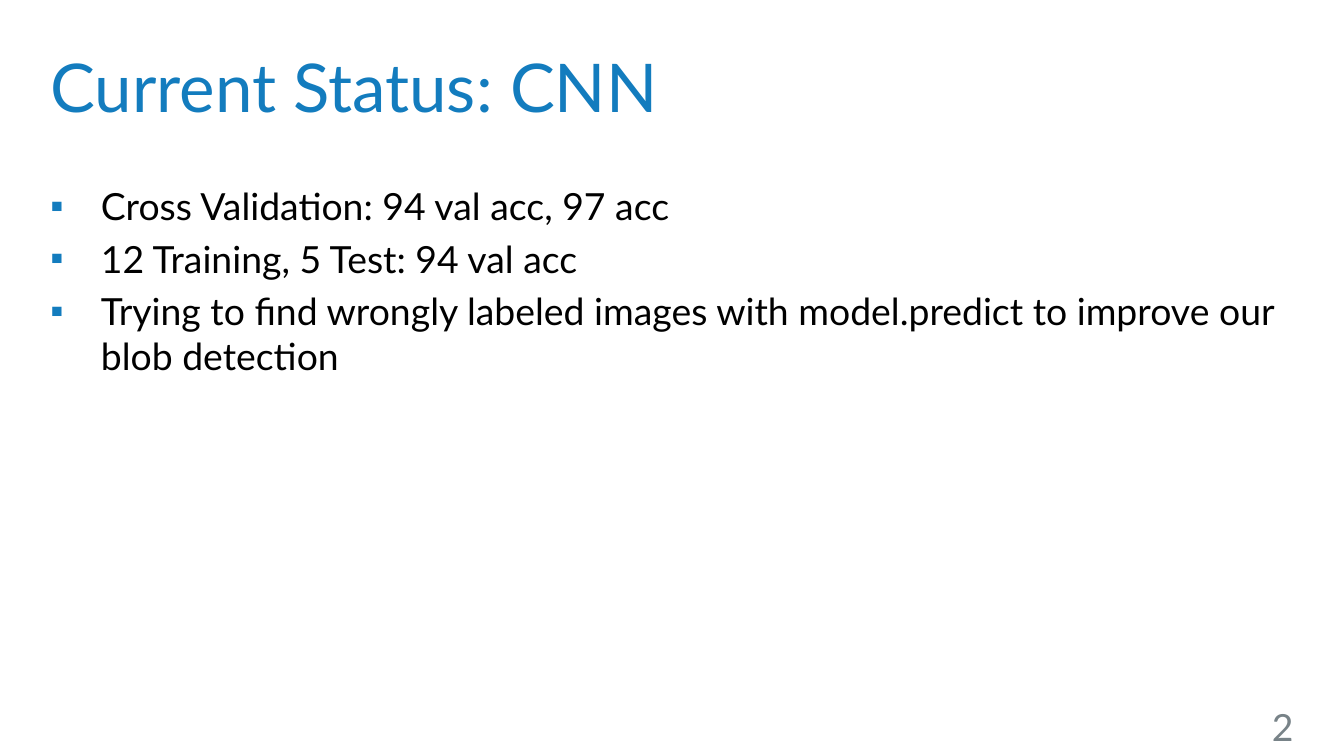
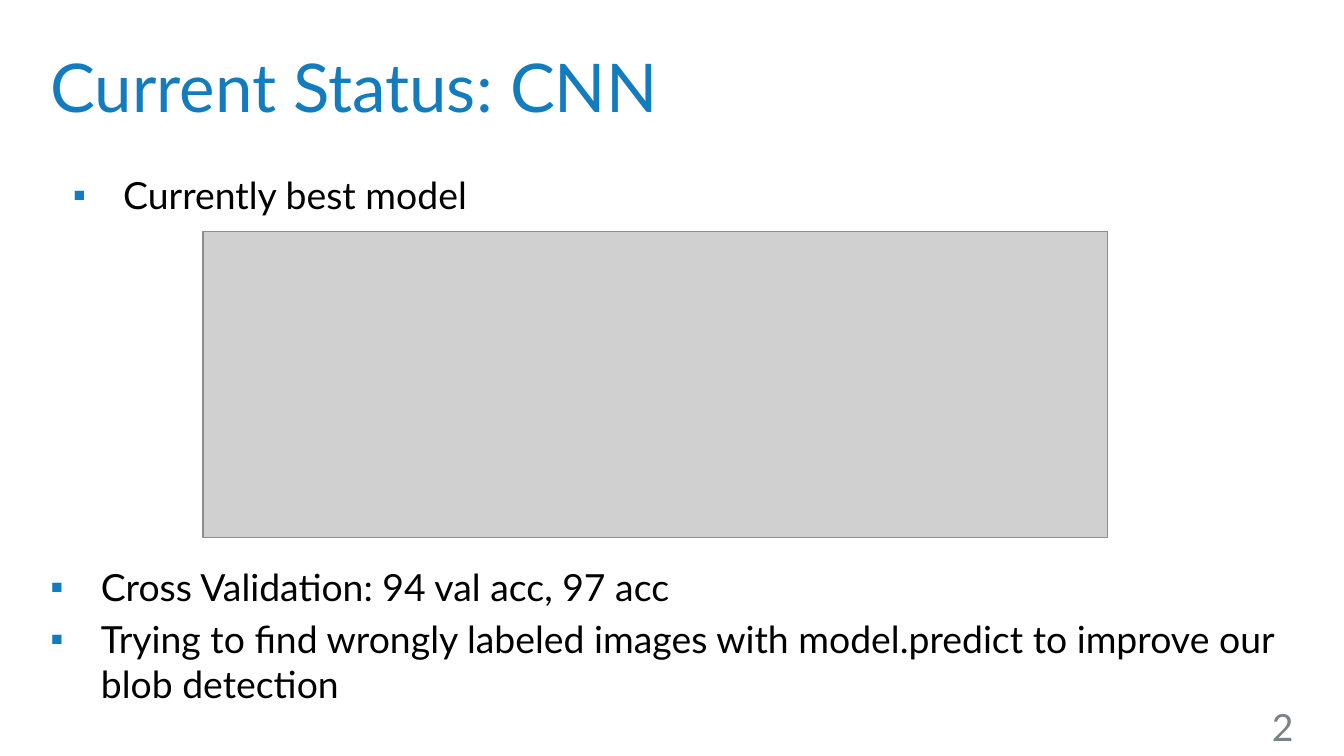
Before and after one commit to robsch94/FaPraKnuckleInput, a slide deck: slide 2 of Presentations/Januar22Presentation.pptx. Drawn at 1344x756 pixels with LibreOffice and Linux fonts; fonts in the diff are those of the drawing; grey boxes stand for pictures; background and template pictures are left out. Boxes give left, top, right and bottom in pixels: in the first picture for what was removed or moved away, otherwise in the second. Text is boxed around its words. In the diff, an @@ line names an element or a change of style, - is before the commit and + after.

```diff
--- a/Presentations/Januar22Presentation.pptx
+++ b/Presentations/Januar22Presentation.pptx
@@ text added at (123,181,466,216), 20 pt, text #000000 @@
+▪ Currently best model
@@ picture added at (203,231,1107,538) @@
@@ text at (101,245,577,280): paragraph removed @@
-▪ 12 Training, 5 Test: 94 val acc
@@ text "Cross Validation: 94 val acc, ...": place and size @@
-text "Cross Validation: 94 val acc, ..." at (101,192,1275,371)
+text "Cross Validation: 94 val acc, ..." at (101,573,1275,699)
```
Also in this commit, not shown: 1 other slide changed, 1 other file.
